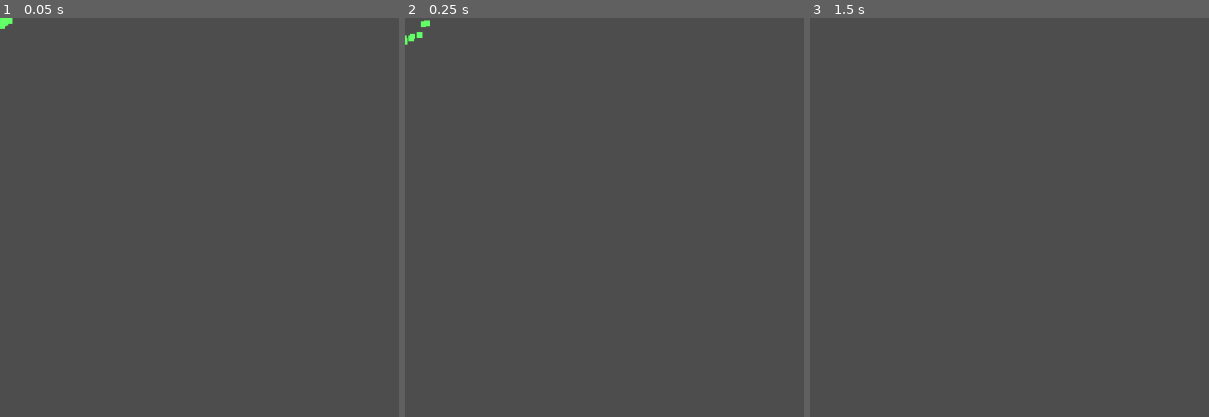
Above: before the commit, frames 1-3 (left to right).
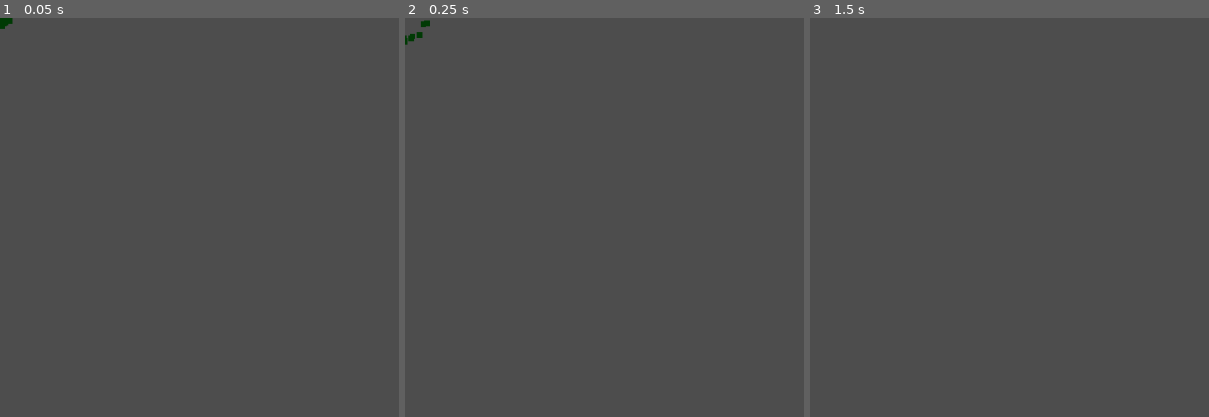
Above: after the commit, the same moments.

Repository: mandresik/Godot-Underworld-Escape
Game: Godot game, scene res://scenes/explosion.tscn
Two runs of this game, one before a commit and one after it. Both use one fixed random seed, a clock stepped at 60 frames per second and the inputs below. This scene is started directly instead of the project's main scene.
Inputs (mouse positions are % of the whole screen's width and height, from its top left):
- Up to frame 1 (0.05 s): no input
- Up to frame 2 (0.25 s): no input
- Up to frame 3 (1.5 s): tap Enter at 0.5 s; move the mouse to (72, 45) at 0.52 s; hold D (right) 0.53-1.28 s; click (72, 45) at 0.67 s; tap Space at 1.25 s; move the mouse to (30, 55) at 1.27 s; hold S (down) from 1.28 s (still down)
The pictures show only the part of the screen within x 0-50%, y 0-50%; the shares and areas given below are measured in that part.

The runs differ from the first frame. In frame 1, less than 0.1% of the frame differs, in the area x 0-4%, y 0-3%; in frame 2, 0.1%, in the area x 0-7%, y 0-7%; in frame 3, nothing differs.

Commit message:
peaks & templates
Peaks has been created and added to main scene, also peaks as template scene as has been create to add more such scenes with different setups and collision shapes, GoblinSpawner has also been separated to template and spawner that is in main. Spawner on main has different attached different script that prescribes 10 goblins to be spawned. In this manner, spawners and peaks will be created over the map and added to main scene.

Diff:
--- a/scenes/explosion.tscn
+++ b/scenes/explosion.tscn
@@ -21,5 +21,5 @@
 scale_amount_min = 10.0
 scale_amount_max = 13.0
 scale_amount_curve = SubResource("Curve_ahb4r")
-color = Color(0.38987, 1, 0.400061, 1)
+color = Color(1.20628e-06, 0.225675, 0.0149725, 1)
 script = ExtResource("1_khvj1")
--- /dev/null
+++ b/scenes/goblin_spawner_W_1.tscn
@@ -0,0 +1,29 @@
+[gd_scene load_steps=3 format=3 uid="uid://qrrs7t0illg5"]
+
+[ext_resource type="Script" path="res://scripts/GoblinSpawner_10.gd" id="1_ceon2"]
+
+[sub_resource type="RectangleShape2D" id="RectangleShape2D_14nob"]
+size = Vector2(842, 220)
+
+[node name="GoblinSpawner_W_1" type="Node2D"]
+script = ExtResource("1_ceon2")
+
+[node name="Timer" type="Timer" parent="."]
+
+[node name="Area2D" type="Area2D" parent="."]
+position = Vector2(-45, -96)
+collision_layer = 32
+collision_mask = 2
+
+[node name="CollisionShape2D" type="CollisionShape2D" parent="Area2D"]
+position = Vector2(45, 97)
+shape = SubResource("RectangleShape2D_14nob")
+
+[node name="Marker2D" type="Marker2D" parent="."]
+position = Vector2(30, 96)
+
+[node name="Marker2D2" type="Marker2D" parent="."]
+position = Vector2(-21, -142)
+
+[connection signal="timeout" from="Timer" to="." method="_on_timer_timeout"]
+[connection signal="body_entered" from="Area2D" to="." method="_on_area_2d_body_entered"]
--- a/scenes/goblin_spawner.tscn
+++ b/scenes/goblin_spawner_template.tscn
@@ -1,12 +1,13 @@
-[gd_scene load_steps=3 format=3 uid="uid://qrrs7t0illg5"]
+[gd_scene load_steps=3 format=3 uid="uid://ceuvvcqboocac"]
 
-[ext_resource type="Script" path="res://scripts/GoblinSpawner.gd" id="1_corv1"]
+[ext_resource type="Script" path="res://scripts/GoblinSpawner.gd" id="1_r3fv4"]
 
 [sub_resource type="RectangleShape2D" id="RectangleShape2D_14nob"]
 size = Vector2(842, 220)
 
-[node name="GoblinSpawner" type="Node2D"]
-script = ExtResource("1_corv1")
+[node name="GoblinSpawnerTemplate" type="Node2D"]
+position = Vector2(500, 0)
+script = ExtResource("1_r3fv4")
 
 [node name="Timer" type="Timer" parent="."]
 
--- a/scenes/main.tscn
+++ b/scenes/main.tscn
@@ -6,7 +6,8 @@
 [ext_resource type="Script" path="res://scripts/BulletManager.gd" id="3_x1nsi"]
 [ext_resource type="PackedScene" uid="uid://bngqwklgqhm3k" path="res://scenes/bullet.tscn" id="4_sb4ue"]
 [ext_resource type="PackedScene" uid="uid://tf26e8gyhe8x" path="res://scenes/panel.tscn" id="5_yabbq"]
-[ext_resource type="PackedScene" uid="uid://qrrs7t0illg5" path="res://scenes/goblin_spawner.tscn" id="7_o2w8w"]
+[ext_resource type="PackedScene" uid="uid://qrrs7t0illg5" path="res://scenes/goblin_spawner_W_1.tscn" id="7_o2w8w"]
+[ext_resource type="PackedScene" uid="uid://b4b42quhvxf1x" path="res://scenes/peaks_W_1.tscn" id="8_dwv40"]
 
 [node name="Main" type="Node"]
 script = ExtResource("1_v4iix")
@@ -21,7 +22,14 @@
 
 [node name="Panel" parent="." instance=ExtResource("5_yabbq")]
 
-[node name="GoblinSpawner" parent="." instance=ExtResource("7_o2w8w")]
+[node name="Spawners" type="Node" parent="."]
+
+[node name="GoblinSpawner_W_1" parent="Spawners" instance=ExtResource("7_o2w8w")]
 position = Vector2(-723, 23)
 
+[node name="Peaks" type="Node" parent="."]
+
+[node name="Peaks_W_1" parent="Peaks" instance=ExtResource("8_dwv40")]
+position = Vector2(-936, 24)
+
 [connection signal="shooting" from="Player" to="BulletManager" method="_on_player_shooting"]
--- /dev/null
+++ b/scenes/peaks_W_1.tscn
@@ -0,0 +1,76 @@
+[gd_scene load_steps=8 format=3 uid="uid://b4b42quhvxf1x"]
+
+[ext_resource type="Script" path="res://scripts/Peaks.gd" id="1_w5ucg"]
+[ext_resource type="Texture2D" uid="uid://c1oncosi2w4qd" path="res://assets/traps/peaks/peaks_3.png" id="2_6raj4"]
+[ext_resource type="Texture2D" uid="uid://b6b0xbh5yby6a" path="res://assets/traps/peaks/peaks_4.png" id="3_7pmjb"]
+[ext_resource type="Texture2D" uid="uid://dy53ul6jf5nm2" path="res://assets/traps/peaks/peaks_2.png" id="4_lqxe6"]
+[ext_resource type="Texture2D" uid="uid://ccbq52oqioc1p" path="res://assets/traps/peaks/peaks_1.png" id="5_3fu4h"]
+
+[sub_resource type="SpriteFrames" id="SpriteFrames_uw73o"]
+animations = [{
+"frames": [{
+"duration": 1.0,
+"texture": ExtResource("2_6raj4")
+}, {
+"duration": 1.0,
+"texture": ExtResource("3_7pmjb")
+}, {
+"duration": 1.0,
+"texture": ExtResource("4_lqxe6")
+}, {
+"duration": 1.0,
+"texture": ExtResource("5_3fu4h")
+}, {
+"duration": 1.0,
+"texture": ExtResource("4_lqxe6")
+}, {
+"duration": 1.0,
+"texture": ExtResource("3_7pmjb")
+}, {
+"duration": 1.0,
+"texture": ExtResource("2_6raj4")
+}],
+"loop": false,
+"name": &"default",
+"speed": 5.0
+}]
+
+[sub_resource type="RectangleShape2D" id="RectangleShape2D_3bh4u"]
+size = Vector2(10, 42)
+
+[node name="PeaksTemplate" type="Area2D"]
+position = Vector2(-960, 8)
+scale = Vector2(3, 3)
+collision_layer = 8
+collision_mask = 2
+script = ExtResource("1_w5ucg")
+
+[node name="AnimatedSprite2D" type="AnimatedSprite2D" parent="."]
+sprite_frames = SubResource("SpriteFrames_uw73o")
+frame = 6
+frame_progress = 1.0
+
+[node name="AnimatedSprite2D2" type="AnimatedSprite2D" parent="."]
+position = Vector2(0, 16)
+sprite_frames = SubResource("SpriteFrames_uw73o")
+frame = 6
+frame_progress = 1.0
+
+[node name="AnimatedSprite2D3" type="AnimatedSprite2D" parent="."]
+position = Vector2(0, -16)
+sprite_frames = SubResource("SpriteFrames_uw73o")
+frame = 6
+frame_progress = 1.0
+
+[node name="CollisionShape2D" type="CollisionShape2D" parent="."]
+shape = SubResource("RectangleShape2D_3bh4u")
+
+[node name="DeactivePeaksTimer" type="Timer" parent="."]
+one_shot = true
+
+[connection signal="body_entered" from="." to="." method="_on_body_entered"]
+[connection signal="body_exited" from="." to="." method="_on_body_exited"]
+[connection signal="animation_finished" from="AnimatedSprite2D" to="." method="_on_animated_sprite_2d_animation_finished"]
+[connection signal="animation_finished" from="AnimatedSprite2D2" to="." method="_on_animated_sprite_2d_animation_finished"]
+[connection signal="animation_finished" from="AnimatedSprite2D3" to="." method="_on_animated_sprite_2d_animation_finished"]
+[connection signal="timeout" from="DeactivePeaksTimer" to="." method="_on_deactive_peaks_timer_timeout"]
--- /dev/null
+++ b/scenes/peaks_template.tscn
@@ -0,0 +1,76 @@
+[gd_scene load_steps=8 format=3 uid="uid://gtqggdwgl6x6"]
+
+[ext_resource type="Script" path="res://scripts/Peaks.gd" id="1_w5ucg"]
+[ext_resource type="Texture2D" uid="uid://c1oncosi2w4qd" path="res://assets/traps/peaks/peaks_3.png" id="2_6raj4"]
+[ext_resource type="Texture2D" uid="uid://b6b0xbh5yby6a" path="res://assets/traps/peaks/peaks_4.png" id="3_7pmjb"]
+[ext_resource type="Texture2D" uid="uid://dy53ul6jf5nm2" path="res://assets/traps/peaks/peaks_2.png" id="4_lqxe6"]
+[ext_resource type="Texture2D" uid="uid://ccbq52oqioc1p" path="res://assets/traps/peaks/peaks_1.png" id="5_3fu4h"]
+
+[sub_resource type="SpriteFrames" id="SpriteFrames_uw73o"]
+animations = [{
+"frames": [{
+"duration": 1.0,
+"texture": ExtResource("2_6raj4")
+}, {
+"duration": 1.0,
+"texture": ExtResource("3_7pmjb")
+}, {
+"duration": 1.0,
+"texture": ExtResource("4_lqxe6")
+}, {
+"duration": 1.0,
+"texture": ExtResource("5_3fu4h")
+}, {
+"duration": 1.0,
+"texture": ExtResource("4_lqxe6")
+}, {
+"duration": 1.0,
+"texture": ExtResource("3_7pmjb")
+}, {
+"duration": 1.0,
+"texture": ExtResource("2_6raj4")
+}],
+"loop": false,
+"name": &"default",
+"speed": 5.0
+}]
+
+[sub_resource type="RectangleShape2D" id="RectangleShape2D_3bh4u"]
+size = Vector2(10, 42)
+
+[node name="PeaksTemplate" type="Area2D"]
+position = Vector2(-936, 24)
+scale = Vector2(3, 3)
+collision_layer = 8
+collision_mask = 2
+script = ExtResource("1_w5ucg")
+
+[node name="AnimatedSprite2D" type="AnimatedSprite2D" parent="."]
+sprite_frames = SubResource("SpriteFrames_uw73o")
+frame = 6
+frame_progress = 1.0
+
+[node name="AnimatedSprite2D2" type="AnimatedSprite2D" parent="."]
+position = Vector2(0, 16)
+sprite_frames = SubResource("SpriteFrames_uw73o")
+frame = 6
+frame_progress = 1.0
+
+[node name="AnimatedSprite2D3" type="AnimatedSprite2D" parent="."]
+position = Vector2(0, -16)
+sprite_frames = SubResource("SpriteFrames_uw73o")
+frame = 6
+frame_progress = 1.0
+
+[node name="CollisionShape2D" type="CollisionShape2D" parent="."]
+shape = SubResource("RectangleShape2D_3bh4u")
+
+[node name="DeactivePeaksTimer" type="Timer" parent="."]
+one_shot = true
+
+[connection signal="body_entered" from="." to="." method="_on_body_entered"]
+[connection signal="body_exited" from="." to="." method="_on_body_exited"]
+[connection signal="animation_finished" from="AnimatedSprite2D" to="." method="_on_animated_sprite_2d_animation_finished"]
+[connection signal="animation_finished" from="AnimatedSprite2D2" to="." method="_on_animated_sprite_2d_animation_finished"]
+[connection signal="animation_finished" from="AnimatedSprite2D3" to="." method="_on_animated_sprite_2d_animation_finished"]
+[connection signal="timeout" from="DeactivePeaksTimer" to="." method="_on_deactive_peaks_timer_timeout"]
--- a/scenes/player.tscn
+++ b/scenes/player.tscn
@@ -169,6 +169,7 @@
 size = Vector2(11, 14.75)
 
 [node name="Player" type="CharacterBody2D"]
+z_index = 5
 scale = Vector2(4, 4)
 collision_layer = 2
 collision_mask = 17
--- a/scenes/world.tscn
+++ b/scenes/world.tscn
@@ -341,6 +341,6 @@
 tile_set = SubResource("TileSet_7vm4x")
 format = 2
 layer_0/name = "floor"
-layer_0/tile_data = PackedInt32Array(-196613, 196608, 2, -13 …(3070 unchanged characters)… 2, 65521, 196608, 2, 131057, 196608, 2, 65522, 196608, 2, 131058, 196608, 2, 65523, 196608, 2, 131059, 196608, 2, 196592, 196608, 2, 262129, 196608, 2, -65552, 196608, 2, -131087, 196608, 2, -65551, 196608, 2, 196602, 196608, 2, 262138, 196608, 2, 327674, 196608, 2, 393210, 196608, 2, 327675, 196608, 2, 393211, 196608, 2, 327676, 196608, 2, 393212, 196608, 2, 327677, 196608, 2, 393213, 196608, 2, 327678, 196608, 2, 393214, 196608, 2, 327679, 196608, 2, 393215, 196608, 2, 262144, 196608, 2, 327680, 196608, 2, 262145, 196608, 2, 327681, 196608, 2, 262146, 196608, 2, 327682, 196608, 2, 262147, 196608, 2, 327683, 196608, 2, 262148, 196608, 2, 327684, 196608, 2, 131077, 196608, 2, 196613, 196608, 2, 262149, 196608, 2, 327685, 196608, 2, 196593, 196608, 2, -131088, 196608, 2, 262128, 196608, 2, -65553, 196608, 2, -131089, 196608, 2)
+layer_0/tile_data = PackedInt32Array(-196613, 196608, 2, -13 …(3070 unchanged characters)… 2, 65521, 196608, 2, 131057, 196608, 2, 131058, 196608, 2, 65523, 196608, 2, 131059, 196608, 2, 196592, 196608, 2, 262129, 196608, 2, -65552, 196608, 2, -131087, 196608, 2, -65551, 196608, 2, 196602, 196608, 2, 262138, 196608, 2, 327674, 196608, 2, 393210, 196608, 2, 327675, 196608, 2, 393211, 196608, 2, 327676, 196608, 2, 393212, 196608, 2, 327677, 196608, 2, 393213, 196608, 2, 327678, 196608, 2, 393214, 196608, 2, 327679, 196608, 2, 393215, 196608, 2, 262144, 196608, 2, 327680, 196608, 2, 262145, 196608, 2, 327681, 196608, 2, 262146, 196608, 2, 327682, 196608, 2, 262147, 196608, 2, 327683, 196608, 2, 262148, 196608, 2, 327684, 196608, 2, 131077, 196608, 2, 196613, 196608, 2, 262149, 196608, 2, 327685, 196608, 2, 196593, 196608, 2, -131088, 196608, 2, 262128, 196608, 2, -65553, 196608, 2, -131089, 196608, 2, 65522, 196608, 2)
 layer_1/name = "wall"
 layer_1/tile_data = PackedInt32Array(-327686, 65536, 0, -327685, 65536, 0, -327684, 65536, 0, -327683, 65536, 0, -32768 …(1180 unchanged characters)…
--- a/scripts/Explosion.gd
+++ b/scripts/Explosion.gd
@@ -6,6 +6,6 @@
 	emitting = true
 
 
-func _process(delta):
+func _process(_delta):
 	if !emitting:
 		queue_free()
--- a/scripts/Goblin.gd
+++ b/scripts/Goblin.gd
@@ -39,7 +39,7 @@
 
 func _on_area_2d_body_entered(body):
 	if body.name == "Player":
-		body.subtract_health(1)
+		main.subtract_health(1)
 		queue_free()
 
 
--- /dev/null
+++ b/scripts/GoblinSpawner_10.gd
@@ -0,0 +1,32 @@
+extends Node2D
+
+var spawning_points := []
+var spawn_amount : int
+
+@onready var main = get_node("/root/Main")
+var goblin_scene := preload("res://scenes/goblin.tscn")
+
+# SPAWN AMOUNT = 10
+
+func _ready():
+	spawn_amount = 10
+	$Timer.wait_time = Settings.GOBLIN_SPAWNING_TIME
+	for x in get_children():
+		if x is Marker2D:
+			spawning_points.append(x)
+
+
+func _on_area_2d_body_entered(_body):
+	$Timer.start()
+
+
+func _on_timer_timeout():
+	if spawn_amount == 0:
+		$Timer.stop()
+		return
+
+	var goblin = goblin_scene.instantiate()
+	var random_spawn = spawning_points.pick_random()
+	goblin.position = position + random_spawn.position
+	main.add_child(goblin)
+	spawn_amount -= 1
--- /dev/null
+++ b/scripts/Peaks.gd
@@ -0,0 +1,49 @@
+extends Area2D
+
+var peaks_active : bool
+var in_hurting_area : bool
+var inactive_time : float
+var animations := []
+
+@onready var main = get_node("/root/Main")
+
+# animation is set NOT to loop, timer handles looping
+
+func _ready():
+	peaks_active = false
+	in_hurting_area = false
+	inactive_time = Settings.INACTIVE_PEAKS_TIME
+	for x in get_children():
+		if x is AnimatedSprite2D:
+			animations.append(x)
+
+	$DeactivePeaksTimer.wait_time = inactive_time
+	$DeactivePeaksTimer.start()
+
+
+func _on_body_entered(body):
+	in_hurting_area = true
+	if peaks_active:
+		hurt()
+
+
+func _on_body_exited(body):
+	in_hurting_area = false
+
+
+func _on_animated_sprite_2d_animation_finished():
+	peaks_active = false
+	$DeactivePeaksTimer.start()
+
+
+func _on_deactive_peaks_timer_timeout():
+	peaks_active = true
+	for x in animations:
+		x.play()
+	if in_hurting_area:
+		hurt()
+
+
+func hurt():
+	print("peaks hurting")
+	main.subtract_health(1)
--- a/scripts/Player.gd
+++ b/scripts/Player.gd
@@ -58,7 +58,3 @@
 
 func _on_shooting_timer_timeout():
 	can_shoot = true
-
-
-func subtract_health(amount: int):
-	print("subtracting health ", amount)
--- a/scripts/main.gd
+++ b/scripts/main.gd
@@ -1 +1,5 @@
 extends Node
+
+
+func subtract_health(amount: int):
+	print("subtracting health ", amount)
--- a/scripts/settings.gd
+++ b/scripts/settings.gd
@@ -15,3 +15,5 @@
 const INIT_GOBLIN_SPEED : int = 100
 const GOBLIN_SPAWNING_TIME : float = 0.7
 const SPAWNED_GOBLINS_AMOUNT : int = 5
+
+const INACTIVE_PEAKS_TIME : float = 1.0
Not shown, added: fonts/november/Url.txt
Not shown: 1 places in scenes/main.tscn that only renumber resources
